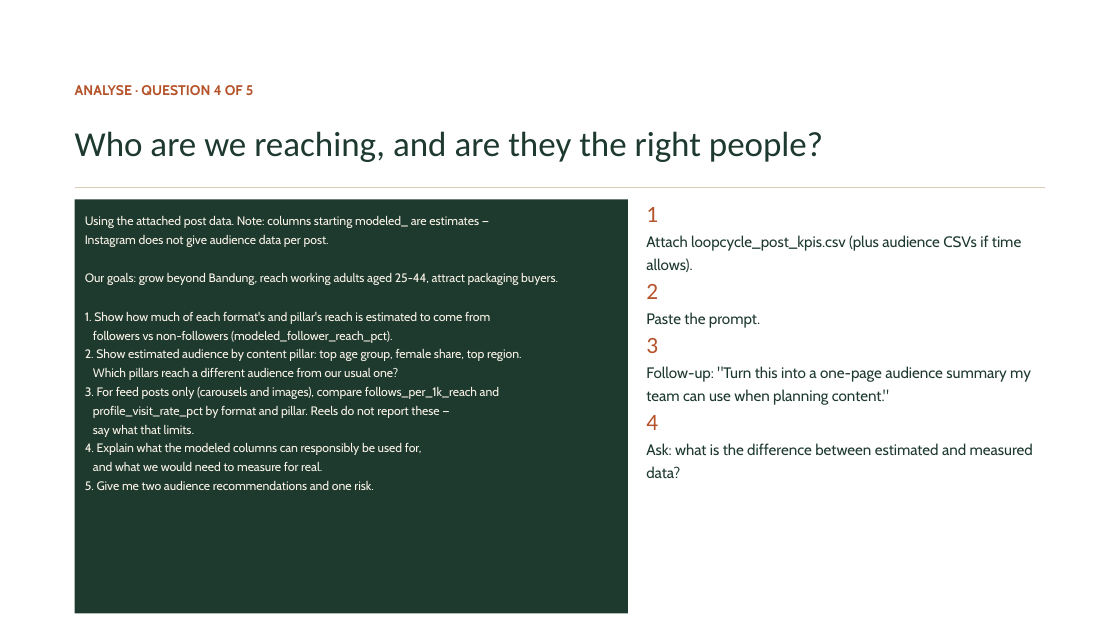
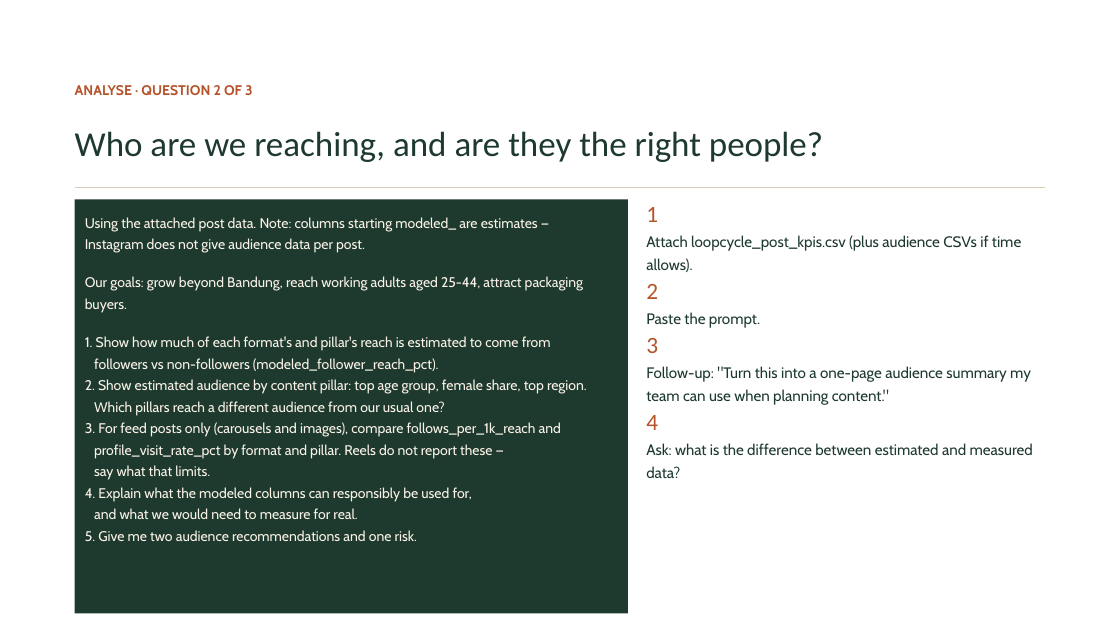
Before and after one commit to itsbharathp/LoopCycle, a slide deck: slide 34 of Prestentations/AI for Content Creation — The Basics.pptx (slide 38 before the commit). Drawn at 1120x630 pixels with LibreOffice and Linux fonts; fonts in the diff are those of the drawing. Boxes give left, top, right and bottom in pixels: in the first picture for what was removed or moved away, otherwise in the second. Text is boxed around its words. In the diff, an @@ line names an element or a change of style, - is before the commit and + after.

```diff
--- a/Prestentations/AI for Content Creation — The Basics.pptx
+++ b/Prestentations/AI for Content Creation — The Basics.pptx
@@ text at <box>75,85,253,95</box>: text changed @@
-ANALYSE · QUESTION 4 OF 5
+ANALYSE · QUESTION 2 OF 3
@@ text "Using the attached post data. ..." at <box>85,217,587,541</box>: size 10.5 to 12 pt @@
```
Also in this commit, not shown: 8 other slides changed, 4 slides removed.
